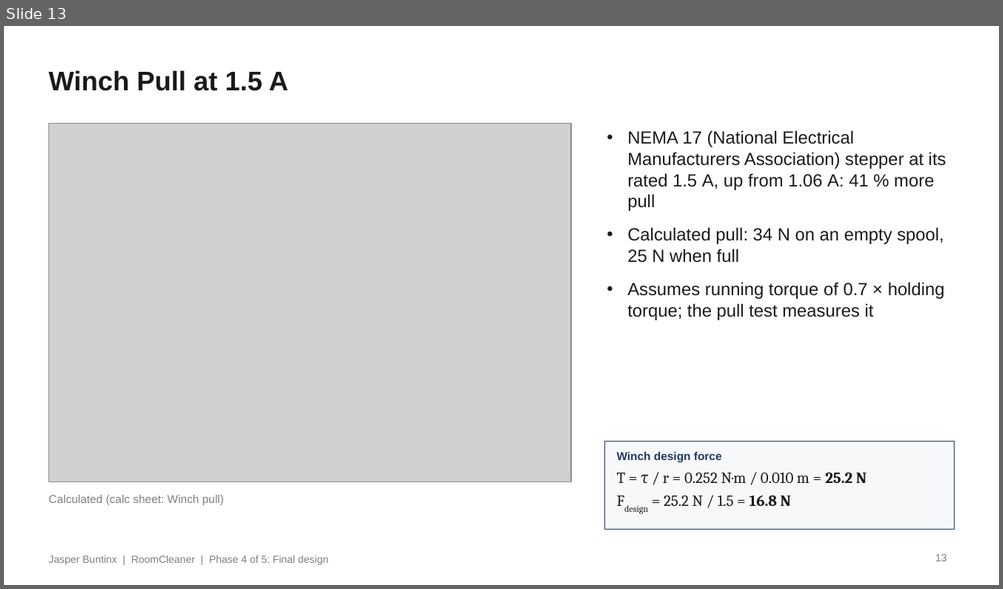
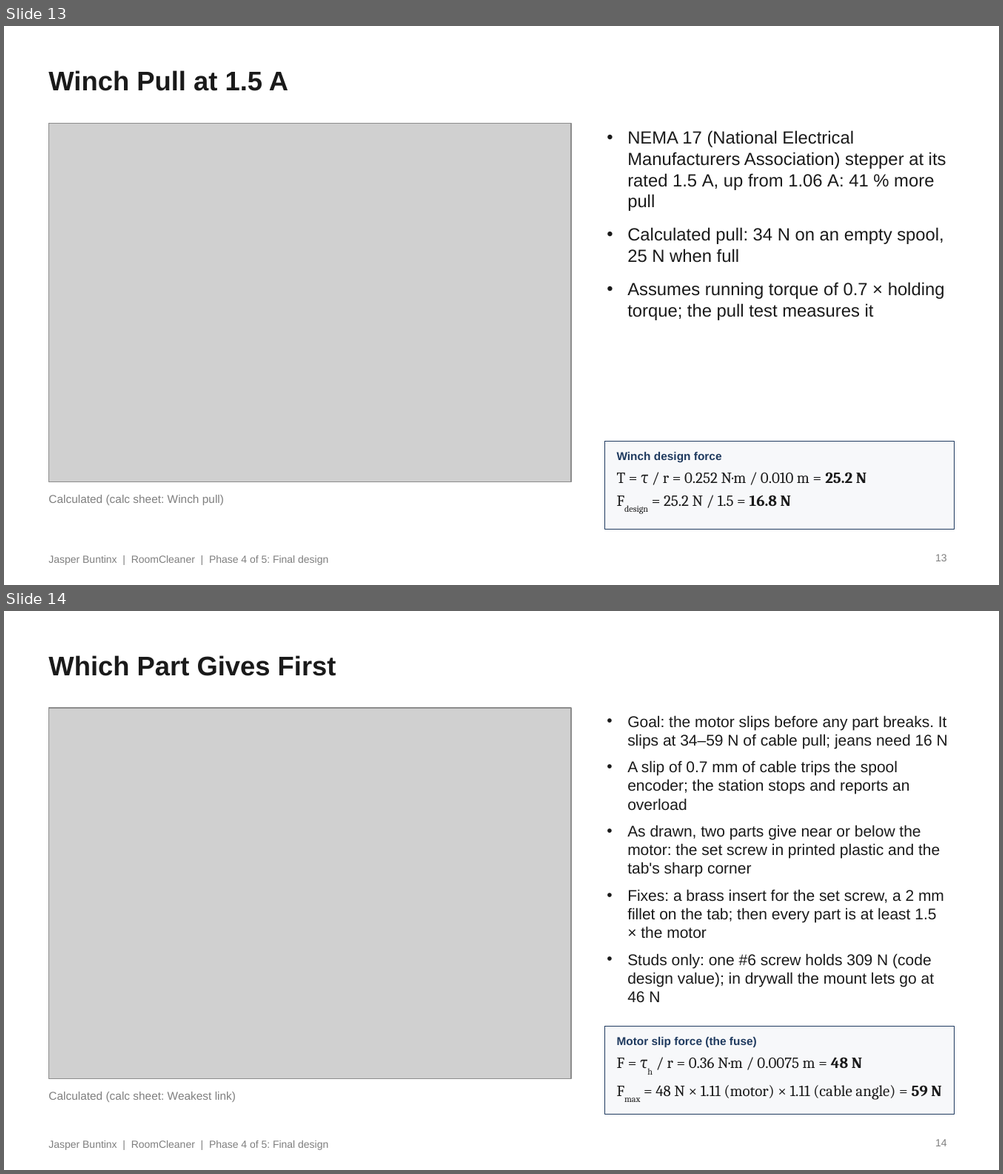
Before and after one commit to Jaspario1199/RoomCleaner, a slide deck: docs/presentation/deck_v8/RoomCleaner_Buntinx_Oct27_v8.pptx. Shown one above the other, each under a label of ours: slide 13 before the commit, slides 13 and 14 after it. The pictures are 1003x589 and 1003x1174 pixels, drawn with LibreOffice and Linux fonts; fonts in the diff are those of the drawing; grey boxes stand for pictures. Boxes give left, top, right and bottom in pixels: in the first picture for what was removed or moved away, otherwise in the second. Text is boxed around its words. In the diff, an @@ line names an element or a change of style, - is before the commit and + after.

```diff
--- a/docs/presentation/deck_v8/RoomCleaner_Buntinx_Oct27_v8.pptx
+++ b/docs/presentation/deck_v8/RoomCleaner_Buntinx_Oct27_v8.pptx
@@ slide 14 added at box(4, 611, 999, 1170), background #FFFFFF @@
@@ text added at box(48, 655, 336, 676), 26 pt, text #1A1A1A, bold @@
+Which Part Gives First
@@ picture added at box(48, 708, 571, 1079) @@
@@ text added at box(627, 715, 948, 1002), 15 pt, text #1A1A1A @@
+• Goal: the motor slips before any part breaks. It slips at 34–59 N of cable pull; jeans need 16 N
+• A slip of 0.7 mm of cable trips the spool encoder; the station stops and reports an overload
+• As drawn, two parts give near or below the motor: the set screw in printed plastic and the tab's sharp corner
+• Fixes: a brass insert for the set screw, a 2 mm fillet on the tab; then every part is at least 1.5 × the motor
+• Studs only: one #6 screw holds 309 N (code design value); in drywall the mount lets go at 46 N
@@ rectangle added at box(605, 1027, 954, 1115), fill #F7F8FA, outline #1F3A5F 1 pt @@
@@ text added at box(617, 1037, 757, 1048), 11 pt, text #1F3A5F, bold @@
+Motor slip force (the fuse)
@@ text added at box(617, 1057, 941, 1100), 15 pt, text #1A1A1A @@
+F = τh / r = 0.36 N·m / 0.0075 m = 48 N
+Fmax = 48 N × 1.11 (motor) × 1.11 (cable angle) = 59 N
@@ text added at box(48, 1092, 236, 1102), 11 pt, text #7F7F7F @@
+Calculated (calc sheet: Weakest link)
@@ text added at box(48, 1141, 328, 1150), 10 pt, text #7F7F7F @@
+Jasper Buntinx | RoomCleaner | Phase 4 of 5: Final design
@@ page number added at box(935, 1139, 947, 1147), 10 pt, text #7F7F7F @@
+14
```
Also in this commit, not shown: 3 slides changed, 4 other files.
